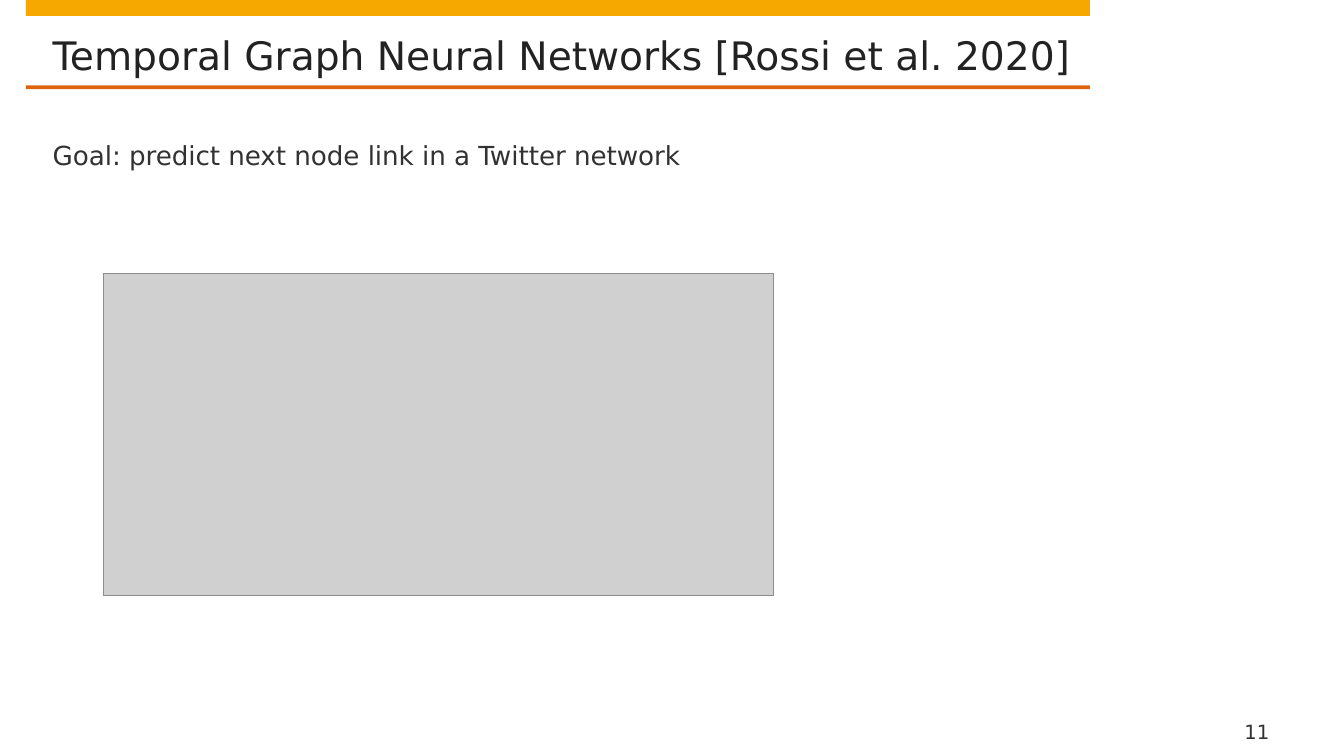
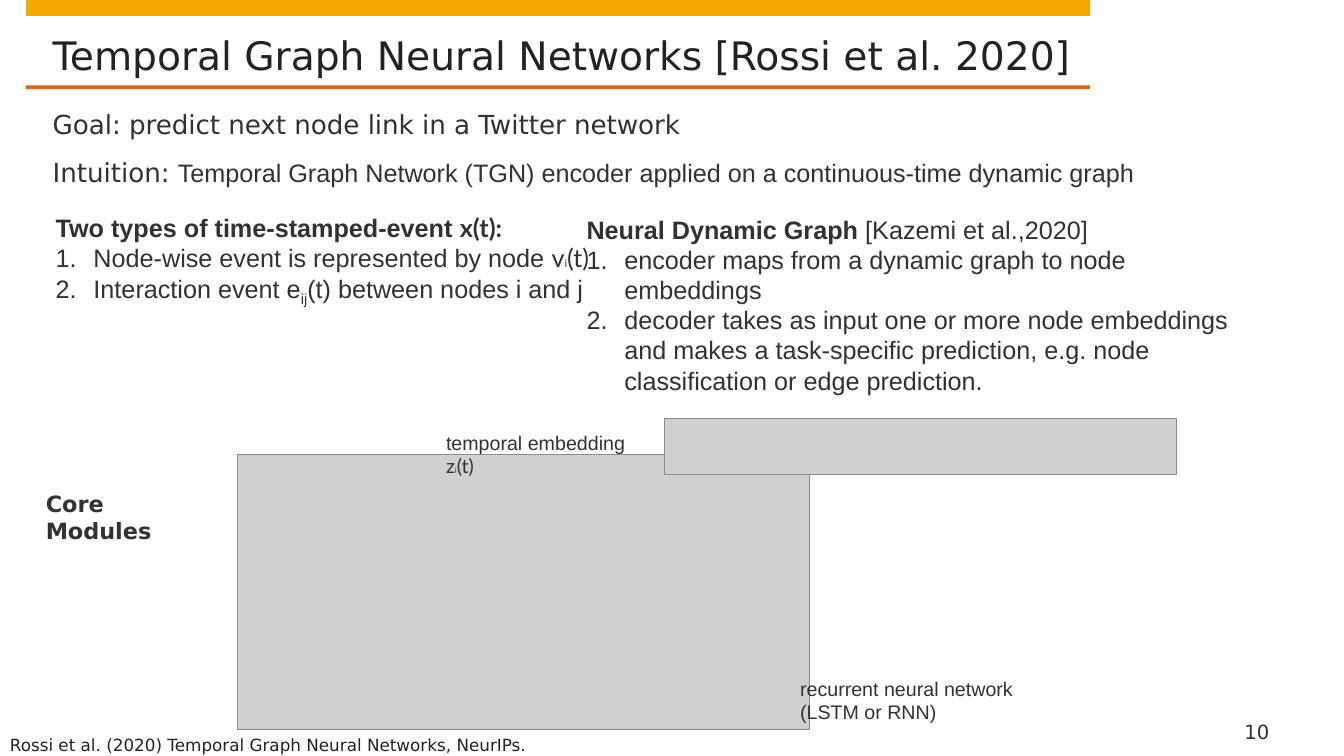
Before and after one commit to hpi-sam/GNN-Course-2020, a slide deck: slide 10 of 10. Temporal Graph Networks.pptx (slide 11 before the commit). Drawn at 1344x756 pixels with LibreOffice and Linux fonts; fonts in the diff are those of the drawing; grey boxes stand for pictures; background and template pictures are left out. Boxes give left, top, right and bottom in pixels: in the first picture for what was removed or moved away, otherwise in the second. Text is boxed around its words. In the diff, an @@ line names an element or a change of style, - is before the commit and + after.

```diff
--- a/10. Temporal Graph Networks.pptx
+++ b/10. Temporal Graph Networks.pptx
@@ text "Goal: predict next node link ...": place and size @@
-text "Goal: predict next node link ..." at [53, 145, 680, 171]
+text "Goal: predict next node link ..." at [53, 114, 1133, 188]
@@ text at [53, 162, 1133, 188]: paragraph added @@
+Intuition: Temporal Graph Network (TGN) encoder applied on a continuous-time dynamic graph
@@ text added at [56, 217, 589, 303], 18 pt, text #323232 @@
+Two types of time-stamped-event x(t):
+1. Node-wise event is represented by node vi(t)
+2. Interaction event eij(t) between nodes i and j
@@ text added at [587, 220, 1228, 395], 18 pt, text #323232 @@
+Neural Dynamic Graph [Kazemi et al.,2020]
+1. encoder maps from a dynamic graph to node embeddings
+2. decoder takes as input one or more node embeddings and makes a task-specific prediction, e.g. node classification or edge prediction.
@@ picture added at [664, 418, 1177, 475] @@
@@ text added at [446, 435, 625, 476], 14 pt, text #323232 @@
+temporal embedding zi(t)
@@ picture: place and size @@
-picture at [104, 274, 774, 597]
+picture at [237, 455, 810, 730]
@@ text added at [46, 495, 152, 540], 16 pt, text #323232, bold @@
+Core Modules
@@ text added at [800, 681, 1013, 724], 14 pt, text #323232 @@
+recurrent neural network (LSTM or RNN)
@@ text added at [10, 738, 526, 755], 12 pt, text #222222 @@
+Rossi et al. (2020) Temporal Graph Neural Networks, NeurIPs.
@@ page number at [1244, 724, 1269, 740]: text changed @@
-11
+10
```
Also in this commit, not shown: 2 other slides changed, 4 slides added, 1 slide removed.
